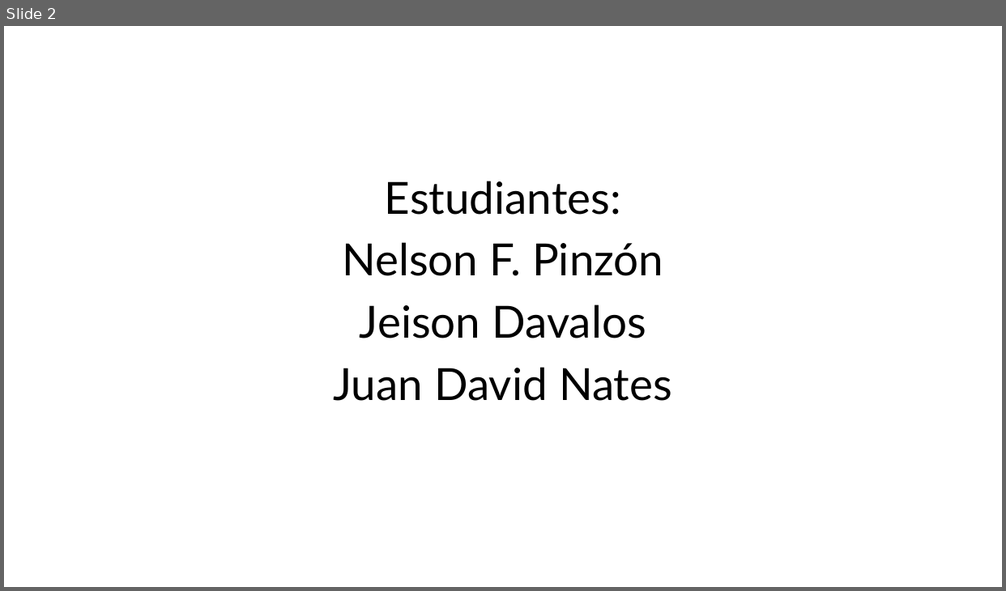
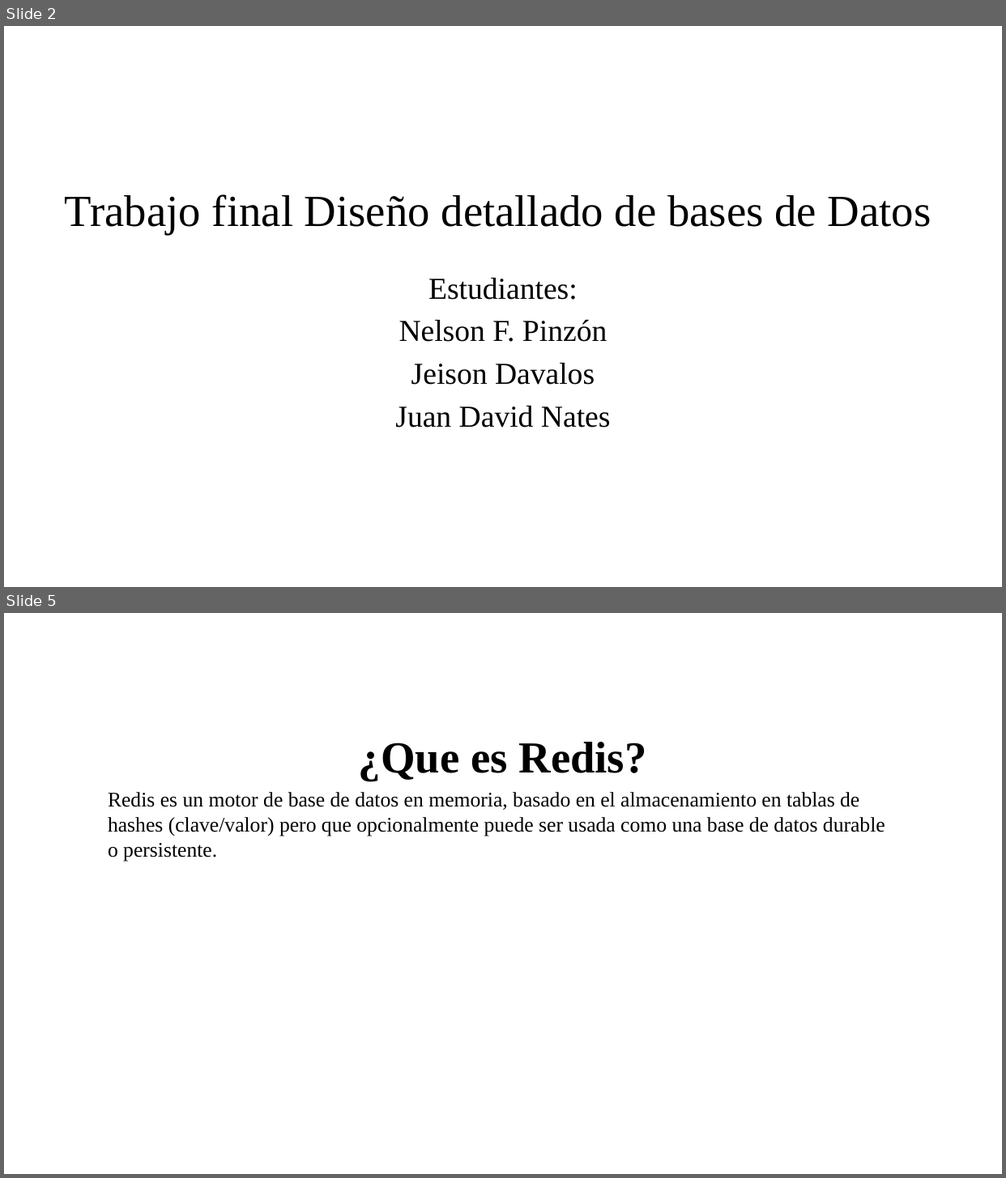
Before and after one commit to jnates/database_models, a slide deck: PresentaciónFinal.pptx. Shown one above the other, each under a label of ours: slide 2 before the commit, slides 2 and 5 after it; the slides between them are not shown. The pictures are 1006x591 and 1006x1178 pixels, drawn with LibreOffice and Linux fonts; fonts in the diff are those of the drawing; background and template pictures are left out. Boxes give left, top, right and bottom in pixels: in the first picture for what was removed or moved away, otherwise in the second. Text is boxed around its words. In the diff, an @@ line names an element or a change of style, - is before the commit and + after.

```diff
--- a/PresentaciónFinal.pptx
+++ b/PresentaciónFinal.pptx
@@ slide 5 added at (x1=4, y1=613, x2=1002, y2=1174), background picture (left out) @@
@@ text added at (x1=108, y1=742, x2=885, y2=861), 15 pt, text #000000 @@
+¿Que es Redis?
+Redis es un motor de base de datos en memoria, basado en el almacenamiento en tablas de hashes (clave/valor) pero que opcionalmente puede ser usada como una base de datos durable o persistente.
@@ slide 2 changed as well @@
@@ text added at (x1=65, y1=194, x2=931, y2=235), 32 pt, text #000000 @@
+Trabajo final Diseño detallado de bases de Datos
@@ text "Estudiantes:" moved from (x1=334, y1=181, x2=672, y2=401) to (x1=395, y1=278, x2=611, y2=428) @@
@@ text "Estudiantes:" at (x1=395, y1=278, x2=611, y2=428): size 32 to 22 pt, font Lato to Times New Roman; less space between paragraphs @@
```
Also in this commit, not shown: 1 other slide changed, 3 other slides added, 1 slide removed.
